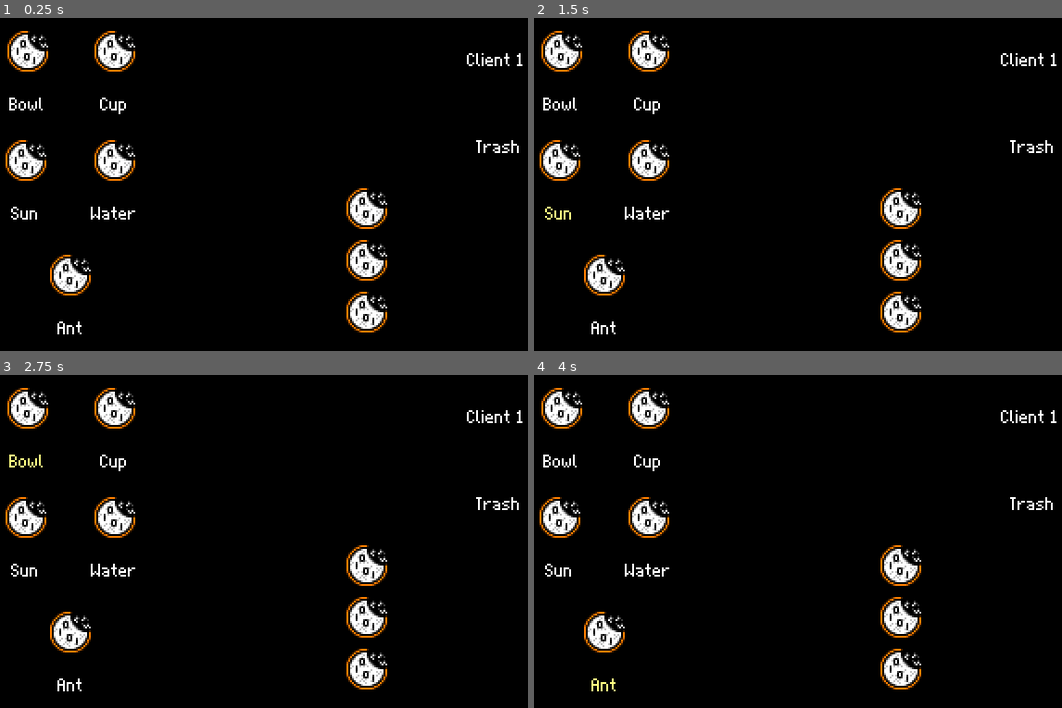
Above: before the commit, frames 1-4 (two rows, left to right).
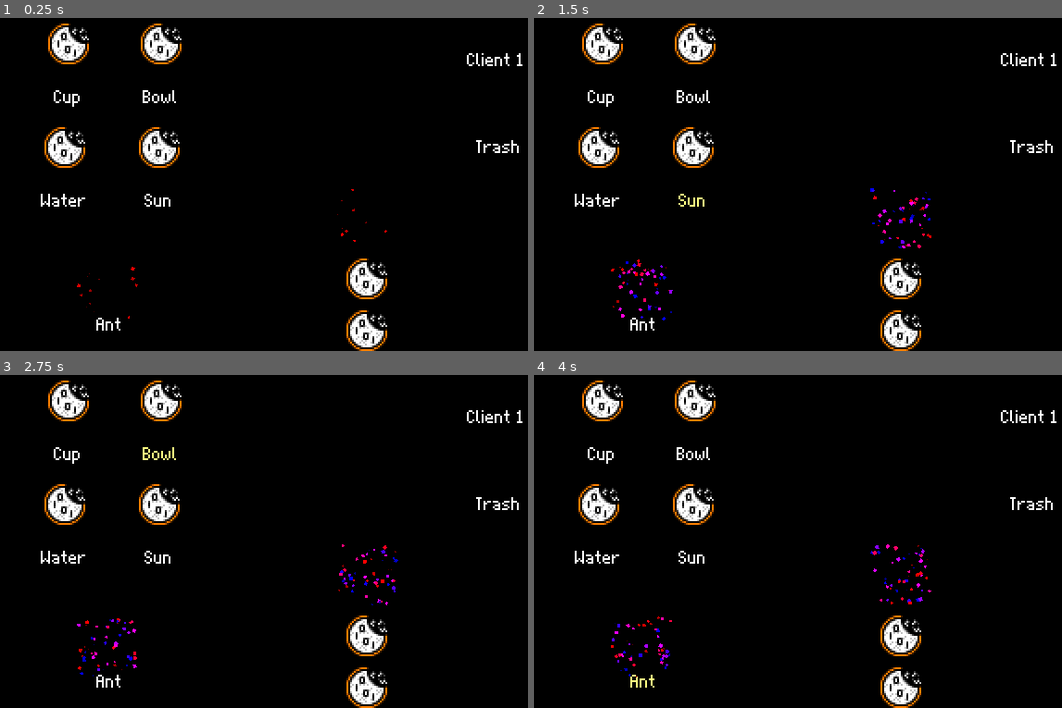
Above: after the commit, the same moments.

Repository: Banalian/BitBiscuit-GMTK2024
Game: Godot game, scene res://Scenes/Gyms/bana_gym.tscn
Same seed, same stepped clock (60 frames per second), same inputs: the game is played once before the commit and once after it. This scene is started directly instead of the project's main scene.
Inputs:
- Up to frame 1 (0.25 s): no input
- Up to frame 2 (1.5 s): click "Water" at 0.5 s; click "Sun" at 1.25 s
- Up to frame 3 (2.75 s): click "Bowl" at 2 s
- Up to frame 4 (4 s): click "Cup" at 2.75 s; click "Ant" at 3.5 s

The runs differ from the first frame. In frame 1, 8.8% of the frame differs, in the area x 1-74%, y 1-100%; in frame 2, 9.1%, in the area x 1-76%, y 1-100%; in frame 3, 9.0%; in frame 4, 9.0%.

Commit message:
feat(scene as icon): allow scenes to be loaded instead of icon for additionals

Diff:
--- a/Resources/ant.tres
+++ b/Resources/ant.tres
@@ -1,6 +1,7 @@
-[gd_resource type="Resource" script_class="Ingredient" load_steps=3 format=3 uid="uid://b2d4ccmmcd2vl"]
+[gd_resource type="Resource" script_class="Ingredient" load_steps=4 format=3 uid="uid://b2d4ccmmcd2vl"]
 
-[ext_resource type="Texture2D" uid="uid://vkqg2pxm8leg" path="res://Assets/Textures/Misc/BitBiscuit1x.png" id="1_oveo7"]
+[ext_resource type="PackedScene" path="res://Scenes/placeholder_additional.tscn" id="1_su8io"]
+[ext_resource type="Texture2D" uid="uid://dk18rqqoqwn2q" path="res://Assets/Textures/UI/ItemEmpty.png" id="2_b64sc"]
 [ext_resource type="Script" path="res://Scripts/System/ingredient.gd" id="2_glqxm"]
 
 [resource]
@@ -8,4 +9,5 @@
 used_in = 0
 ingredient_type = 2
 ingredient_name = "Ant"
-ingredient_texture = ExtResource("1_oveo7")
+ingredient_texture = ExtResource("2_b64sc")
+ingredient_scene = ExtResource("1_su8io")
--- a/Scenes/Gyms/bana_gym.tscn
+++ b/Scenes/Gyms/bana_gym.tscn
@@ -21,19 +21,11 @@
 grow_vertical = 2
 
 [node name="Water" parent="." instance=ExtResource("1_ku2gi")]
-layout_mode = 0
-offset_left = 56.0
-offset_top = 64.0
-offset_right = 91.0
-offset_bottom = 121.0
+position = Vector2(46, 85)
 ingredient_res = ExtResource("2_ijnft")
 
 [node name="Sun" parent="." instance=ExtResource("1_ku2gi")]
-layout_mode = 0
-offset_left = 8.0
-offset_top = 64.0
-offset_right = 43.0
-offset_bottom = 121.0
+position = Vector2(97, 85)
 ingredient_res = ExtResource("3_majxs")
 
 [node name="Holder" parent="." node_paths=PackedStringArray("root_node") instance=ExtResource("4_uoe76")]
@@ -56,27 +48,15 @@
 holder = NodePath("../Holder")
 
 [node name="Bowl" parent="." instance=ExtResource("1_ku2gi")]
-layout_mode = 0
-offset_left = 9.0
-offset_top = 5.0
-offset_right = 44.0
-offset_bottom = 62.0
+position = Vector2(98, 29)
 ingredient_res = ExtResource("6_pdhmi")
 
 [node name="Cup" parent="." instance=ExtResource("1_ku2gi")]
-layout_mode = 0
-offset_left = 56.0
-offset_top = 5.0
-offset_right = 91.0
-offset_bottom = 62.0
+position = Vector2(48, 29)
 ingredient_res = ExtResource("7_he073")
 
 [node name="Ant" parent="." instance=ExtResource("1_ku2gi")]
-layout_mode = 0
-offset_left = 32.0
-offset_top = 126.0
-offset_right = 67.0
-offset_bottom = 183.0
+position = Vector2(70, 147)
 ingredient_res = ExtResource("8_lx8mu")
 
 [node name="OrderGenerator" type="Node" parent="." node_paths=PackedStringArray("root_node", "mix_displayer")]
--- a/Scenes/abstract_ingredient.tscn
+++ b/Scenes/abstract_ingredient.tscn
@@ -3,13 +3,25 @@
 [ext_resource type="Texture2D" uid="uid://clusqb2osq0vk" path="res://Assets/Textures/UI/ItemPlaceholder.png" id="1_7heh8"]
 [ext_resource type="Script" path="res://Scripts/ingredient_button.gd" id="1_oeb5v"]
 
-[node name="Button" type="Button"]
-offset_right = 8.0
-offset_bottom = 8.0
+[node name="Node" type="Node2D" node_paths=PackedStringArray("button")]
+script = ExtResource("1_oeb5v")
+button = NodePath("Button")
+
+[node name="Button" type="Button" parent="."]
+anchors_preset = 8
+anchor_left = 0.5
+anchor_top = 0.5
+anchor_right = 0.5
+anchor_bottom = 0.5
+offset_left = -17.5
+offset_top = -28.5
+offset_right = 17.5
+offset_bottom = 28.5
+grow_horizontal = 2
+grow_vertical = 2
 text = "Invalid"
 icon = ExtResource("1_7heh8")
 icon_alignment = 1
 vertical_icon_alignment = 0
-script = ExtResource("1_oeb5v")
 
-[connection signal="gui_input" from="." to="." method="_on_Button_gui_input"]
+[connection signal="gui_input" from="Button" to="." method="_on_Button_gui_input"]
--- /dev/null
+++ b/Scenes/placeholder_additional.tscn
@@ -0,0 +1,21 @@
+[gd_scene load_steps=3 format=3 uid="uid://vgidximh4el8"]
+
+[sub_resource type="Curve" id="Curve_1k1gr"]
+_data = [Vector2(0, 0), 0.0, 0.0, 0, 0, Vector2(0.247191, 1), 0.0, 0.0, 0, 0, Vector2(0.747191, 1), 0.0, 0.0, 0, 0, Vector2(1, 0), 0.0, 0.0, 0, 0]
+point_count = 4
+
+[sub_resource type="Gradient" id="Gradient_akwtg"]
+offsets = PackedFloat32Array(0, 0.25, 0.5, 0.75, 1)
+colors = PackedColorArray(0, 0, 0, 1, 1, 0, 0, 1, 1, 0, 1, 1, 0, 0, 1, 1, 0, 0, 0, 1)
+metadata/_snap_enabled = true
+metadata/_snap_count = 4
+
+[node name="PlaceholderAdditional" type="CPUParticles2D"]
+amount = 64
+emission_shape = 3
+emission_rect_extents = Vector2(16, 16)
+gravity = Vector2(0, 0)
+angle_max = 360.0
+scale_amount_max = 2.0
+scale_amount_curve = SubResource("Curve_1k1gr")
+color_ramp = SubResource("Gradient_akwtg")
--- a/Scripts/System/ingredient.gd
+++ b/Scripts/System/ingredient.gd
@@ -6,3 +6,4 @@
 @export var ingredient_type : Constants.IngredientType
 @export var ingredient_name := "Invalid"
 @export var ingredient_texture : Texture2D
+@export var ingredient_scene : PackedScene
--- a/Scripts/ingredient_button.gd
+++ b/Scripts/ingredient_button.gd
@@ -1,15 +1,22 @@
 class_name IngredientButton
-extends Button
+extends Node
 
-@export var ingredient_res : Ingredient
+signal added_ingredient (ingredient: Ingredient)
+signal removed_ingredient (ingredient: Ingredient)
 
-signal added_ingredient (ingredient : Ingredient)
-signal removed_ingredient (ingredient : Ingredient)
+@export var ingredient_res: Ingredient
+@export var button: Button
 
 # Called when the node enters the scene tree for the first time.
 func _ready() -> void:
-	text = ingredient_res.ingredient_name
-	icon = ingredient_res.ingredient_texture
+	button.text = ingredient_res.ingredient_name
+	button.icon = ingredient_res.ingredient_texture
+	if ingredient_res.ingredient_scene:
+		# using size for x to
+		#var offset:= Vector2(size.x/2,icon.get_height()/2)
+		var scene = ingredient_res.ingredient_scene.instantiate() as Node2D
+		#scene.position = offset
+		add_child(scene)
 
 
 # Called every frame. 'delta' is the elapsed time since the previous frame.
@@ -24,6 +31,7 @@
 func remove_ingredient():
 	removed_ingredient.emit(ingredient_res)
 
+
 func _on_Button_gui_input(event):
 	if event is InputEventMouseButton and event.pressed:
 		match event.button_index:
--- a/Scripts/mix_displayer.gd
+++ b/Scripts/mix_displayer.gd
@@ -7,6 +7,8 @@
 
 # NEEDS TO BE SET IMMEDIATLY ON START
 var ing_to_rect = {}
+
+var _loaded_scene: Node2D
 
 func _enter_tree() -> void:
 	ing_to_rect = {
@@ -29,6 +31,15 @@
 
 func set_display_ing(new_ing: Ingredient):
 	_set_texture(ing_to_rect[new_ing.ingredient_type], new_ing.ingredient_texture)
+	if new_ing.ingredient_type == Constants.IngredientType.ADDITIONAL:
+		if _loaded_scene:
+			_loaded_scene.queue_free()
+		if new_ing.ingredient_scene:
+			var offset:= Vector2(additional_display.get_parent_control().size.x/2, new_ing.ingredient_texture.get_size().y/2)
+			_loaded_scene = new_ing.ingredient_scene.instantiate() as Node2D
+			_loaded_scene.position = offset
+			additional_display.add_child(_loaded_scene)
+
 
 
 func _set_texture(texture_rect: TextureRect, new_texture:Texture2D):
